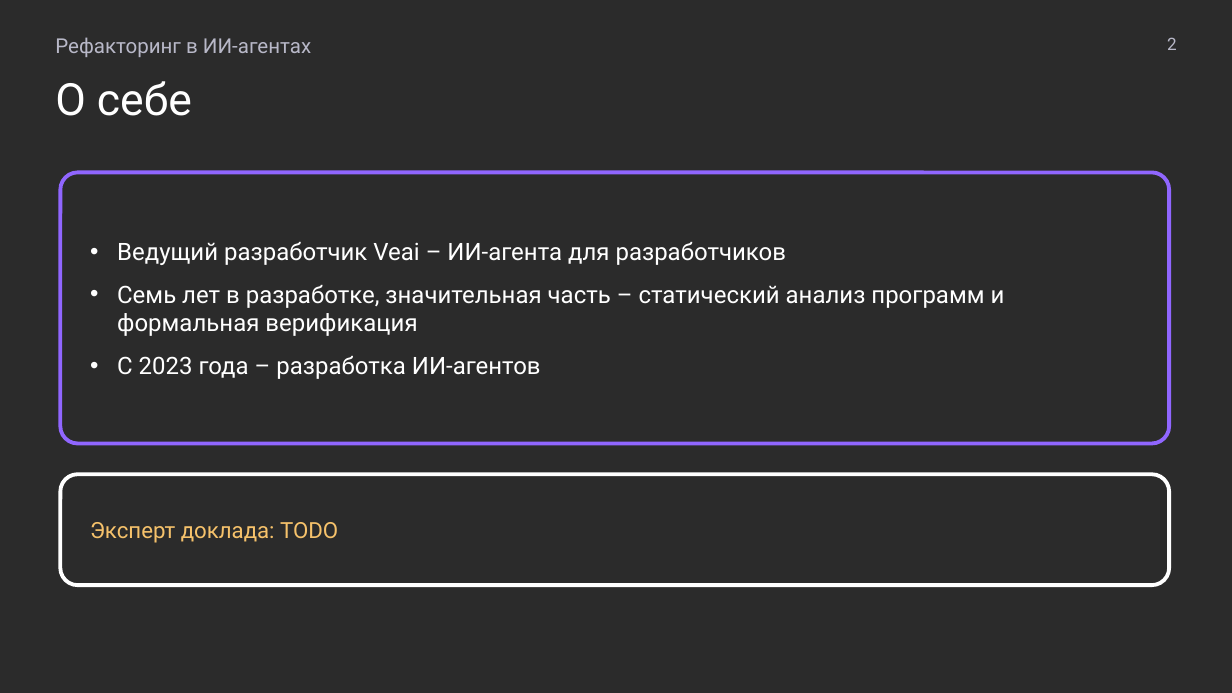
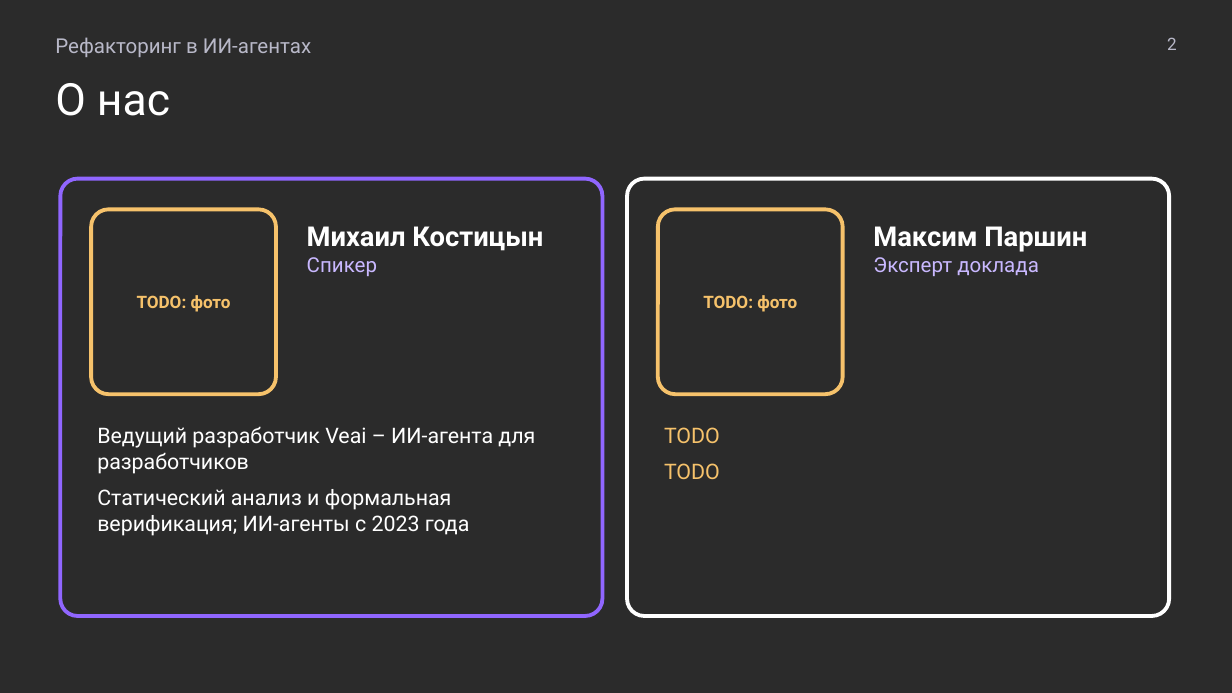
Before and after one commit to MchKosticyn/ide-refactoring-in-ai-agents, a slide deck: slide 2 of Доклад_ Рефакторинг в ИИ-агентах.pptx. Drawn at 1232x693 pixels with LibreOffice and Linux fonts; fonts in the diff are those of the drawing; background and template pictures are left out; a plain dark background stands for a picture behind light text. Boxes give left, top, right and bottom in pixels: in the first picture for what was removed or moved away, otherwise in the second. Text is boxed around its words. In the diff, an @@ line names an element or a change of style, - is before the commit and + after.

```diff
--- a/Доклад_ Рефакторинг в ИИ-агентах.pptx
+++ b/Доклад_ Рефакторинг в ИИ-агентах.pptx
@@ text at box(55, 83, 170, 116): text changed @@
-О себе
+О нас
@@ rounded rectangle: place and size @@
-rounded rectangle at box(60, 172, 1169, 444)
+rounded rectangle at box(60, 179, 602, 616)
@@ rounded rectangle at box(60, 179, 602, 616): proportions changed @@
@@ rounded rectangle added at box(627, 179, 1169, 616), outline #FFFFFF 2.25 pt @@
@@ rounded rectangle "TODO: фото": place and size @@
-rounded rectangle "TODO: фото" at box(60, 474, 1169, 585)
+rounded rectangle "TODO: фото" at box(91, 209, 276, 394)
@@ rounded rectangle "TODO: фото" at box(91, 209, 276, 394): outline #FFFFFF 2.25 pt to #F6C26B 2.25 pt; proportions changed @@
@@ rounded rectangle added at box(658, 209, 843, 394), outline #F6C26B 2.25 pt, 10 pt, text #F6C26B, bold @@
+TODO: фото
@@ text added at box(307, 226, 543, 276), 16 pt, text #FFFFFF, bold @@
+Михаил Костицын
+Спикер
@@ text added at box(873, 226, 1087, 276), 12 pt, text #C9B8FF @@
+Максим Паршин
+Эксперт доклада
@@ text in rounded rectangle at box(117, 242, 1005, 379): text removed @@
-• Ведущий разработчик Veai – ИИ-агента для разработчиков
-• Семь лет в разработке, значительная часть – статический анализ программ и формальная верификация
-• С 2023 года – разработка ИИ-агентов
@@ text in rounded rectangle at box(137, 295, 231, 312): text changed; size 13 to 10 pt; bold on @@
-Эксперт доклада: TODO
+TODO: фото
@@ text added at box(97, 426, 535, 536), 12.5 pt, text #FFFFFF @@
+Ведущий разработчик Veai – ИИ-агента для разработчиков
+Статический анализ и формальная верификация; ИИ-агенты с 2023 года
@@ text added at box(664, 427, 720, 479), 12.5 pt, text #F6C26B @@
+TODO
+TODO
```
Also in this commit, not shown: 40 other slides changed, 4 slides added, 2 slides removed, 4 other files.
